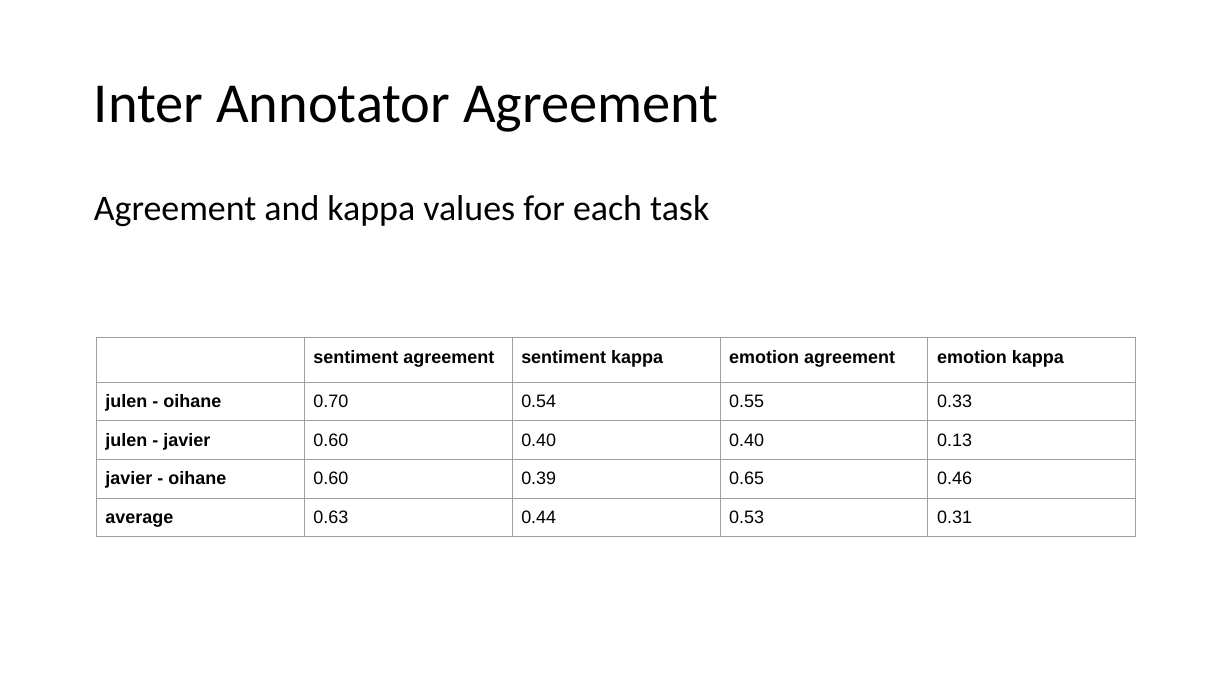
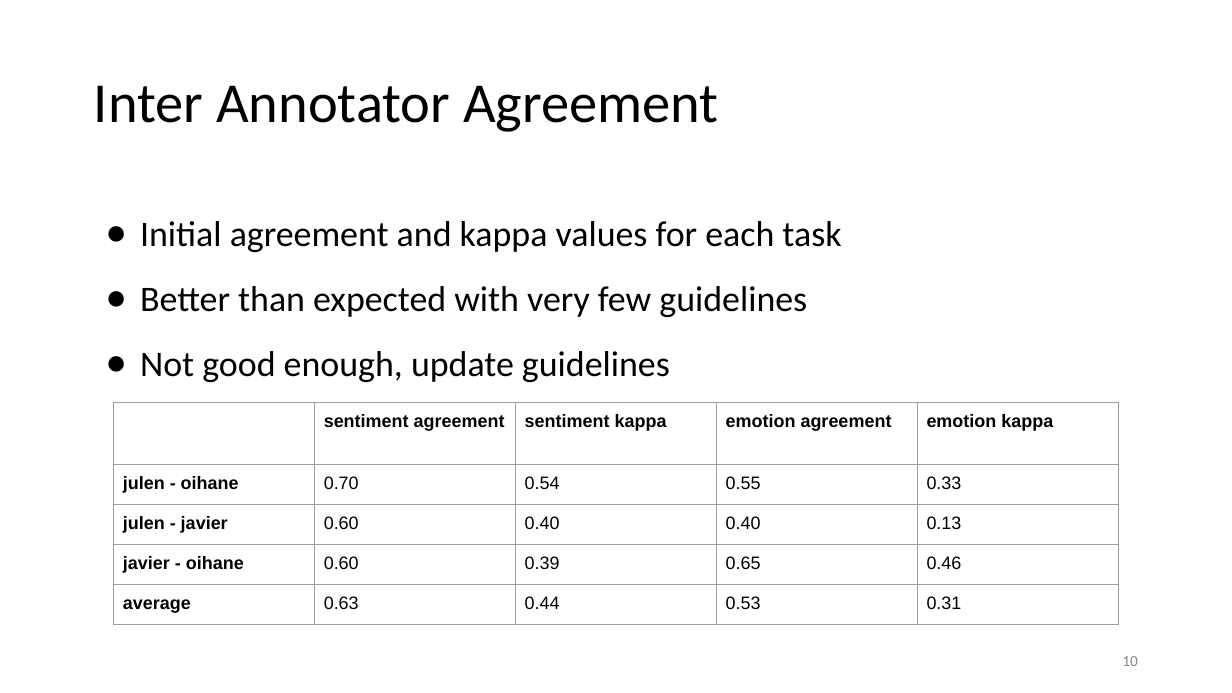
Before and after one commit to juletx/twitter-sentiment-emotion, a slide deck: slide 10 of slides/twitter_sentiment_emotion.pptx. Drawn at 1232x693 pixels with LibreOffice and Linux fonts; fonts in the diff are those of the drawing. Boxes give left, top, right and bottom in pixels: in the first picture for what was removed or moved away, otherwise in the second. Text is boxed around its words. In the diff, an @@ line names an element or a change of style, - is before the commit and + after.

```diff
--- a/slides/twitter_sentiment_emotion.pptx
+++ b/slides/twitter_sentiment_emotion.pptx
@@ text at box(140, 221, 841, 382): text changed @@
-Agreement and kappa values for each task
+● Initial agreement and kappa values for each task
+● Better than expected with very few guidelines
+● Not good enough, update guidelines
@@ table: place and size @@
-table at box(96, 338, 1136, 641)
+table at box(114, 403, 1116, 693)
@@ page number added at box(1122, 656, 1138, 666), 12 pt, text #888888 @@
+10
```
Also in this commit, not shown: 14 other slides changed, 5 slides added, 1 slide removed, 1 other file.
